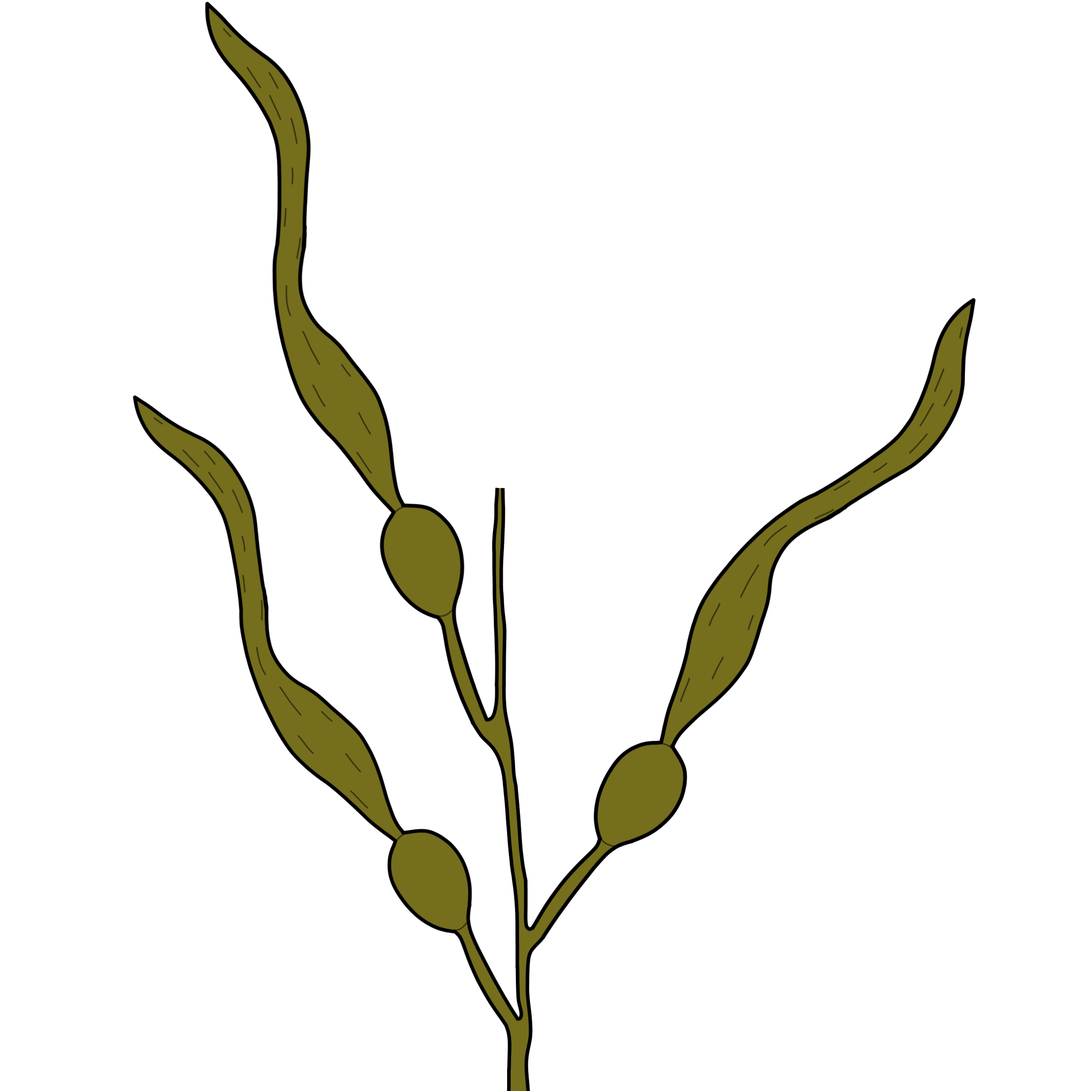
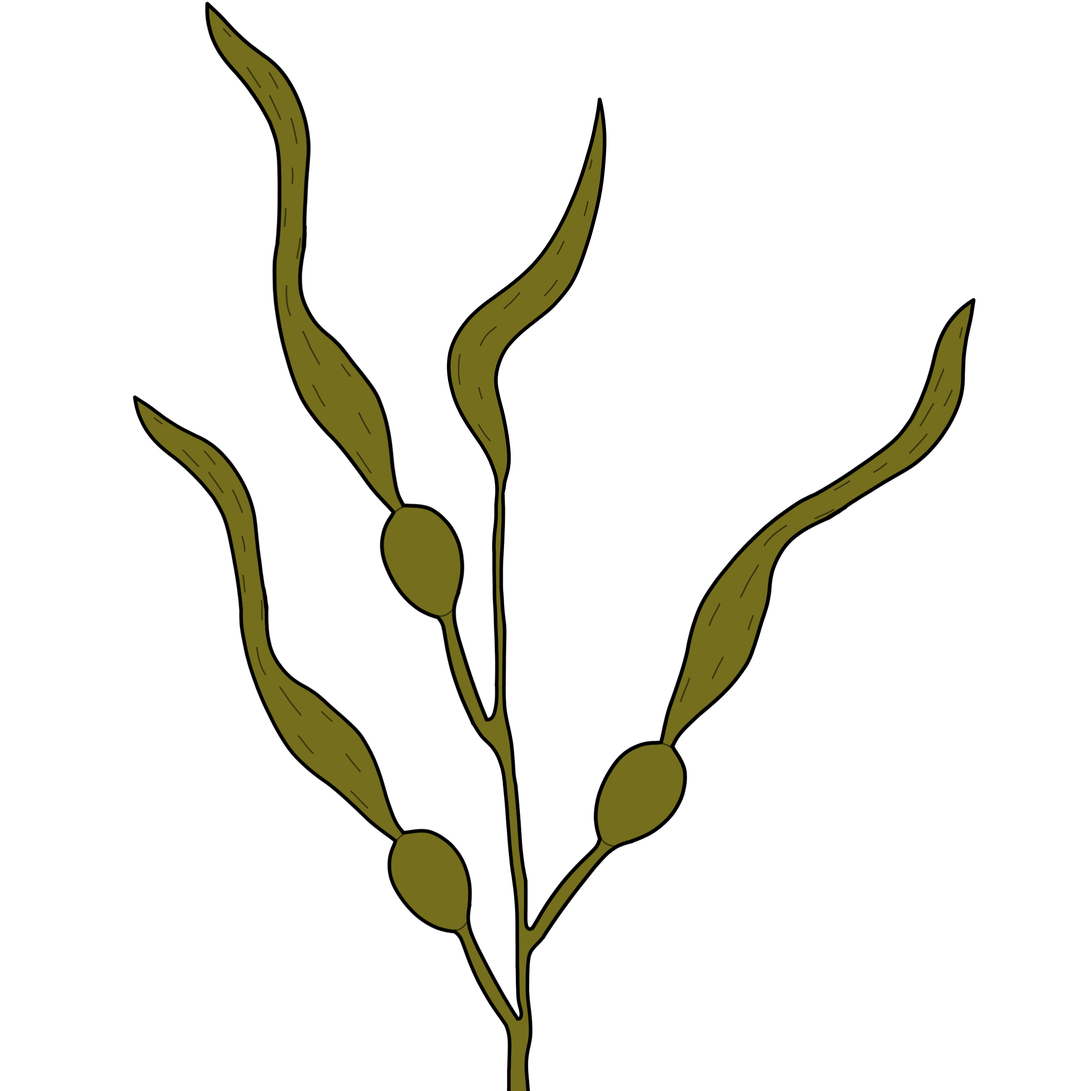
Layered file, before and after one edit (1091×1091). Changes by layer:
painted on "Details" (1st of 4, in "Branch 3") over bbox(447, 316, 469, 429)
painted on "Line art" (1st of 4, in "Branch 3") over bbox(447, 298, 490, 464)
painted on "Color" (1st of 4, in "Branch 3") over bbox(447, 298, 490, 464)
painted on "Line art" (2nd of 4, in "Branch 2") over bbox(510, 278, 577, 467)
painted on "Color" (2nd of 4, in "Branch 2") over bbox(531, 300, 562, 327)
painted on "Details" (3rd of 4, in "Branch 1") over bbox(455, 405, 490, 464)
painted on "Line art" (3rd of 4, in "Branch 1") over bbox(449, 384, 512, 496)
painted on "Color" (3rd of 4, in "Branch 1") over bbox(449, 384, 512, 496)
added layer "Details" (4th of 4, in "Stem") (55%) in group "Stem" over bbox(447, 147, 607, 443)
painted on "Line art" (4th of 4, in "Stem") over bbox(447, 97, 607, 496)
painted on "Color" (4th of 4, in "Stem") over bbox(447, 105, 607, 496)
painted on "Background" over bbox(447, 97, 607, 496)
